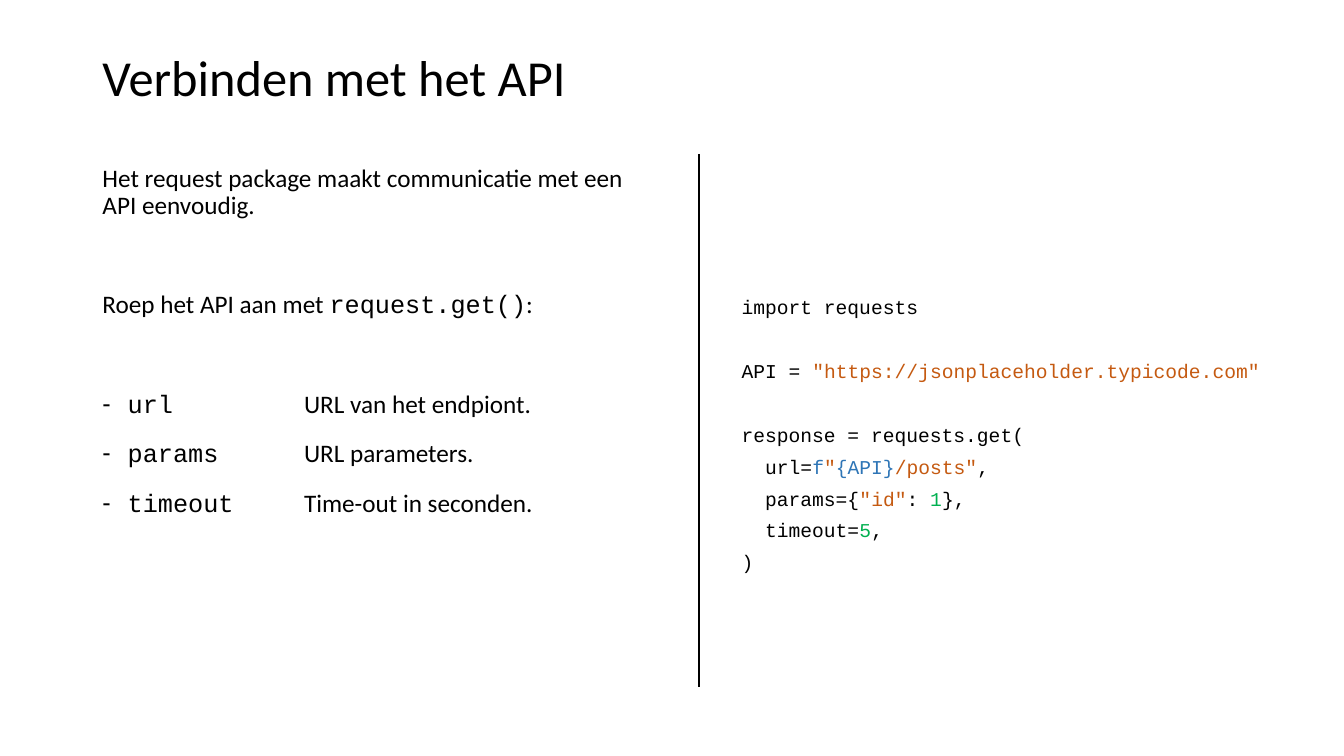
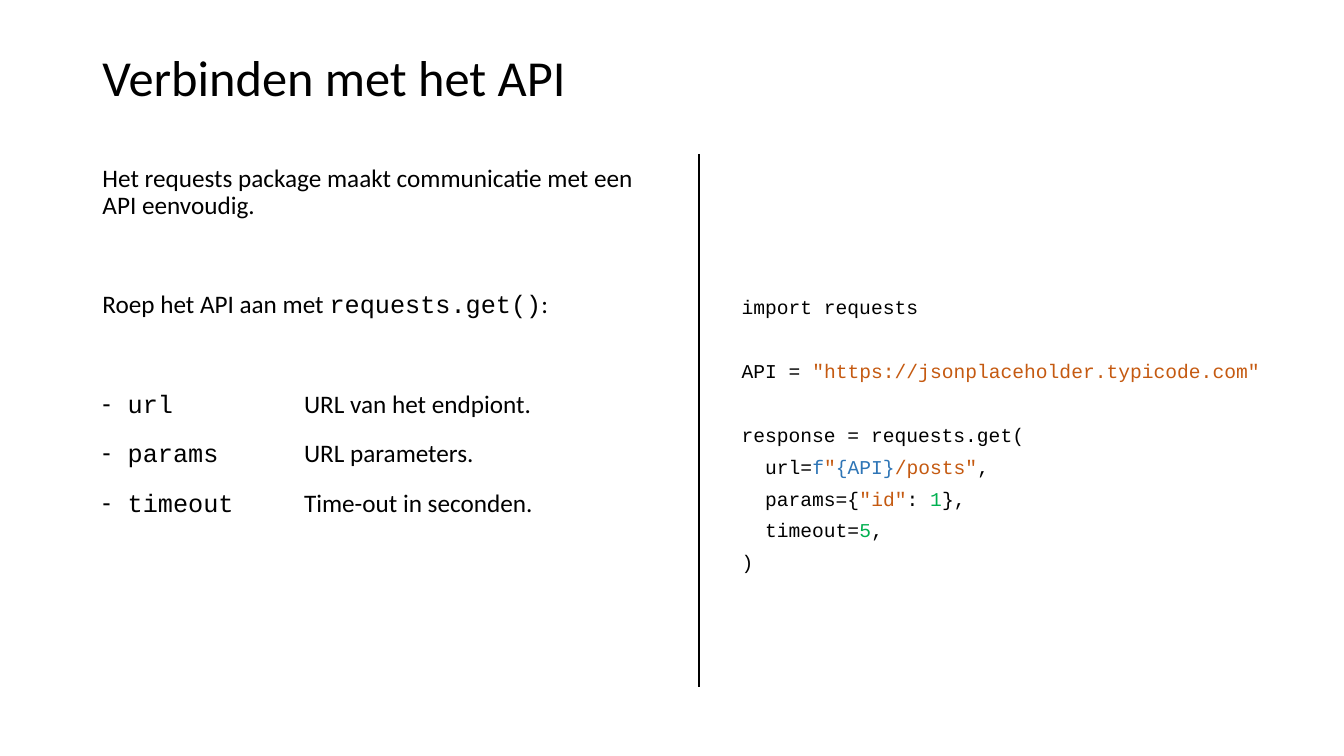
Before and after one commit to LFKoning/knowledge-sharing, a slide deck: slide 42 of python_course_4p/4_api_app/4_api_app.pptx. Drawn at 1344x756 pixels with LibreOffice and Linux fonts; fonts in the diff are those of the drawing. Boxes give left, top, right and bottom in pixels: in the first picture for what was removed or moved away, otherwise in the second. Text is boxed around its words. In the diff, an @@ line names an element or a change of style, - is before the commit and + after.

```diff
--- a/python_course_4p/4_api_app/4_api_app.pptx
+++ b/python_course_4p/4_api_app/4_api_app.pptx
@@ text at [102,169,632,319]: text changed @@
-Het request package maakt communicatie met een API eenvoudig.
-Roep het API aan met request.get():
+Het requests package maakt communicatie met een API eenvoudig.
+Roep het API aan met requests.get():
```
Also in this commit, not shown: 8 other slides changed, 12 other files.
